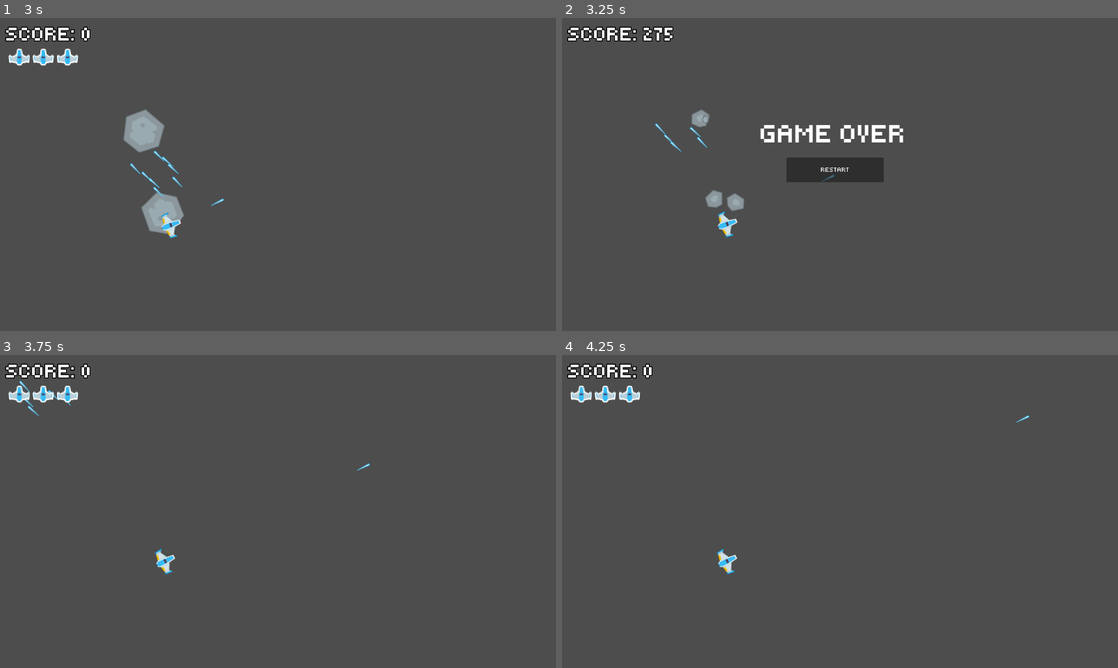
Above: before the commit, frames 1-4 (two rows, left to right).
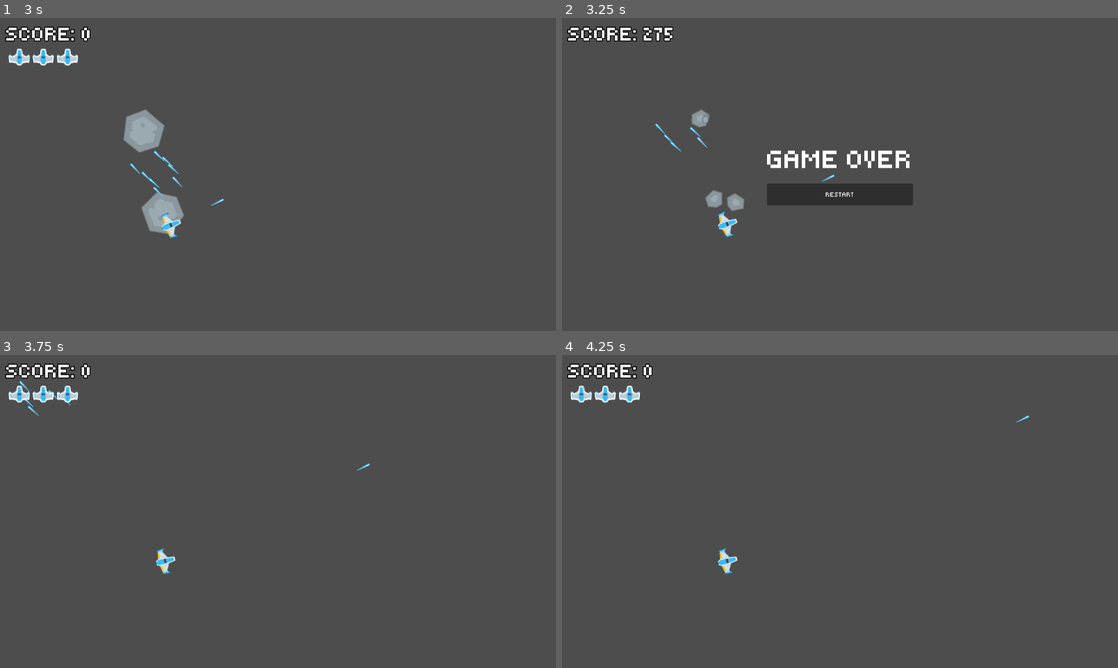
Above: after the commit, the same moments.

Repository: amaroklopcic/asteroids-game
Game: Godot game, scene res://scenes/game.tscn
Two runs of this game, one before a commit and one after it. Both use one fixed random seed, a clock stepped at 60 frames per second and the inputs below.
Inputs (mouse positions are in pixels of both pictures, inside the frame that each line leads up to):
- Up to frame 1 (3 s): move the mouse to (250, 237) at 0.52 s; hold Space (shoot) 0.53-1.28 s; hold W (move_forward) 0.53-2.03 s; move the mouse to (444, 221) at 1.27 s; tap Space (shoot) at 1.35, 2.85 s; move the mouse to (111, 127) at 2.02 s; hold Space (shoot) 2.03-2.78 s; hold A (move_left) from 2.03 s (still down); move the mouse to (305, 174) at 2.77 s
- Up to frame 2 (3.25 s): keep holding A (move_left)
- Up to frame 3 (3.75 s): release A (move_left) at 3.5 s; click "RESTART" at 3.5 s
- Up to frame 4 (4.25 s): no input

Frame 1 is identical in both runs. In frame 2, 4.3% of the frame differs, in the area x 35-64%, y 34-60%; in frame 3, 0.1%; in frame 4, 0.1%.

Commit message:
center game over screen

Diff:
--- a/scenes/game_over.tscn
+++ b/scenes/game_over.tscn
@@ -16,22 +16,27 @@
 grow_vertical = 2
 script = ExtResource("1_e1fe5")
 
-[node name="GameOverText" type="Label" parent="."]
-layout_mode = 0
-offset_left = 457.0
-offset_top = 230.0
-offset_right = 824.0
-offset_bottom = 318.0
+[node name="CenterContainer" type="CenterContainer" parent="."]
+layout_mode = 1
+anchors_preset = 15
+anchor_right = 1.0
+anchor_bottom = 1.0
+grow_horizontal = 2
+grow_vertical = 2
+
+[node name="VBoxContainer" type="VBoxContainer" parent="CenterContainer"]
+layout_mode = 2
+theme_override_constants/separation = 20
+
+[node name="GameOverText" type="Label" parent="CenterContainer/VBoxContainer"]
+layout_mode = 2
 text = "GAME OVER"
 label_settings = SubResource("LabelSettings_w0p6a")
 
-[node name="Restart" type="Button" parent="."]
-layout_mode = 0
-offset_left = 517.0
-offset_top = 321.0
-offset_right = 741.0
-offset_bottom = 378.0
+[node name="Restart" type="Button" parent="CenterContainer/VBoxContainer"]
+custom_minimum_size = Vector2(0, 50)
+layout_mode = 2
 theme_override_fonts/font = ExtResource("1_u23yu")
 text = "RESTART"
 
-[connection signal="button_up" from="Restart" to="." method="_on_restart_button_up"]
+[connection signal="button_up" from="CenterContainer/VBoxContainer/Restart" to="." method="_on_restart_button_up"]
